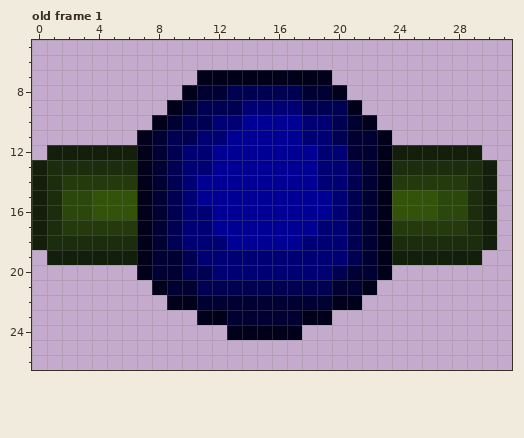
Two versions of one pixel-art file, Assets/Sprites/Player/Player.aseprite. This is how it looked before the edit.
32x32 pixels, 1 frame. Shown: old frame 1: x 0..31, y 5..26. The commit also changed other frames, which this record leaves out.
The result:
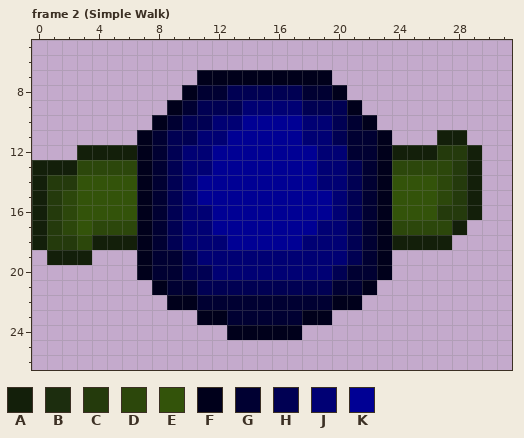
Palette (. is transparent): A #131f0a  B #1c2d0e  C #243a0c  D #2c470b  E #33530a  F #00001b  G #000032  H #000053  J #000074  K #000094
A new or re-ordered frame is compared with the old frame closest to it.
The edit:
frames 1 -> 16
layer "Layer 1" added
layer "Right" removed
layer "Left" removed
Frame 2 (Simple Walk) is new; against old frame 1:
y 11: x 27..28 .. -> AA
y 12: x 1..2 AA -> ..; x 27..28 AA -> CC
y 13: x 1..6 BBBBBB -> AADDDD; x 24..30 BBBBBBA -> DDDDCA.
y 14: x 1 B -> C; x 3..6 CCCC -> EEEE; x 24..27 CCCC -> EEED; x 29..30 BA -> A.
y 15: x 1 B -> C; x 3 D -> E; x 28..30 DBA -> CA.
y 16: x 1 B -> C; x 3 D -> E; x 27..30 DDBA -> CCA.
y 17: x 1..6 BCCCCC -> CDEDDD; x 24..30 CCCCCBA -> DDDDA..
y 18: x 1..6 BBBBBB -> CCDAAA; x 24..30 BBBBBBA -> AAAA...
y 19: x 4..6 AAA -> ...; x 24..29 AAAAAA -> ......
Changed places in both pictures, as pixel boxes (x1, y1, x2, y2):
changed: (392, 130, 497, 265)
changed: (47, 145, 137, 265)
